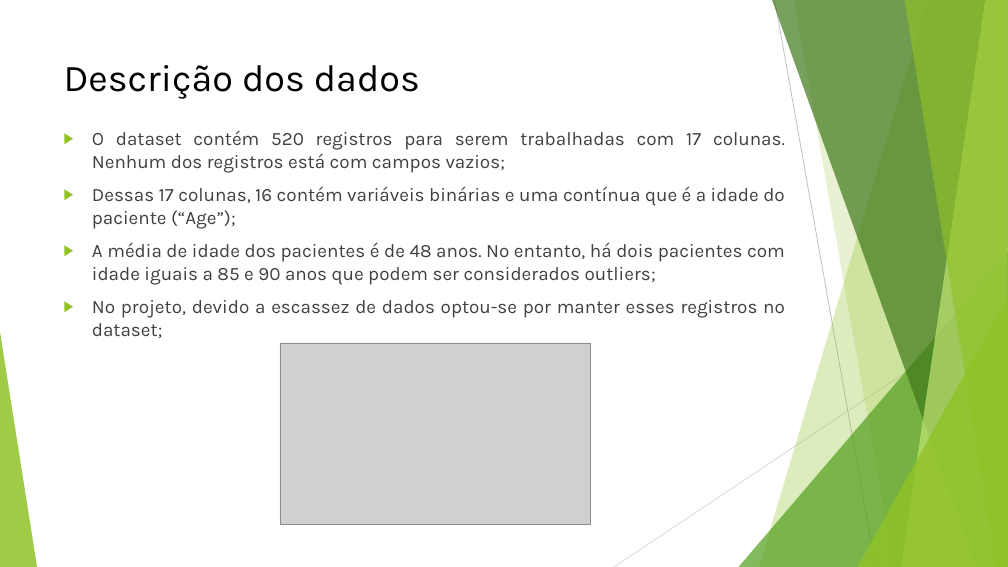
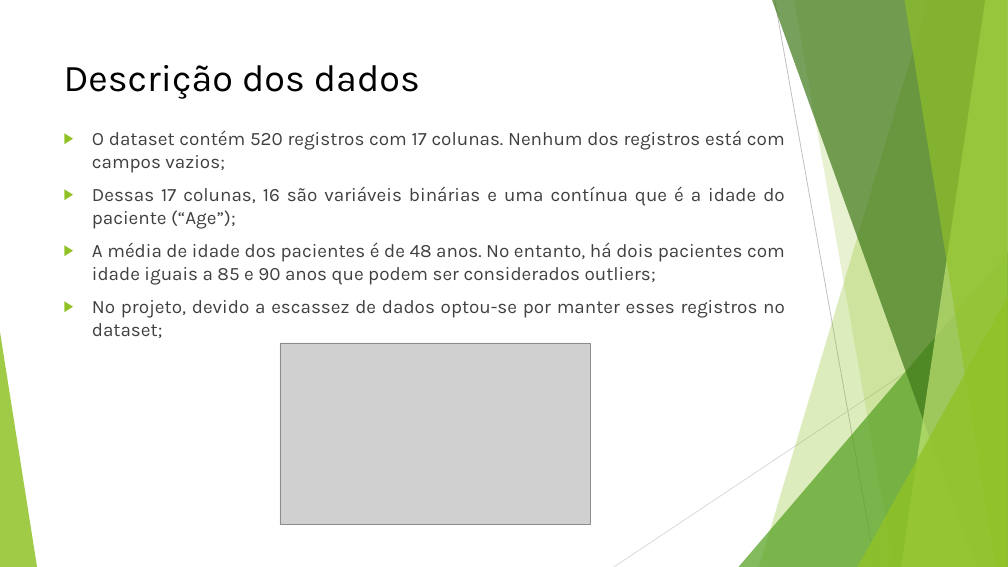
Before and after one commit to igorss77/diabetes_project, a slide deck: slide 3 of docs/Early stage diabetes – risk predictions.pptx. Drawn at 1008x567 pixels with LibreOffice and Linux fonts; fonts in the diff are those of the drawing; grey boxes stand for pictures. Boxes give left, top, right and bottom in pixels: in the first picture for what was removed or moved away, otherwise in the second. Text is boxed around its words. In the diff, an @@ line names an element or a change of style, - is before the commit and + after.

```diff
--- a/docs/Early stage diabetes – risk predictions.pptx
+++ b/docs/Early stage diabetes – risk predictions.pptx
@@ text at (92,130,785,229): text changed @@
-▶ O dataset contém 520 registros para serem trabalhadas com 17 colunas. Nenhum dos registros está com campos vazios;
-▶ Dessas 17 colunas, 16 contém variáveis binárias e uma contínua que é a idade do paciente (“Age”);
+▶ O dataset contém 520 registros com 17 colunas. Nenhum dos registros está com campos vazios;
+▶ Dessas 17 colunas, 16 são variáveis binárias e uma contínua que é a idade do paciente (“Age”);
```
Also in this commit, not shown: 7 other slides changed, 1 other file.
